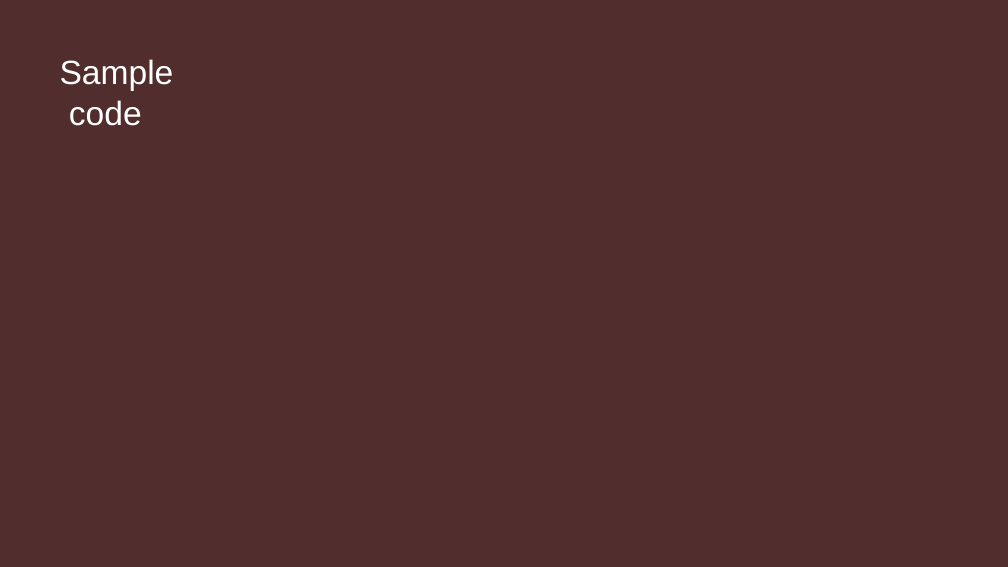
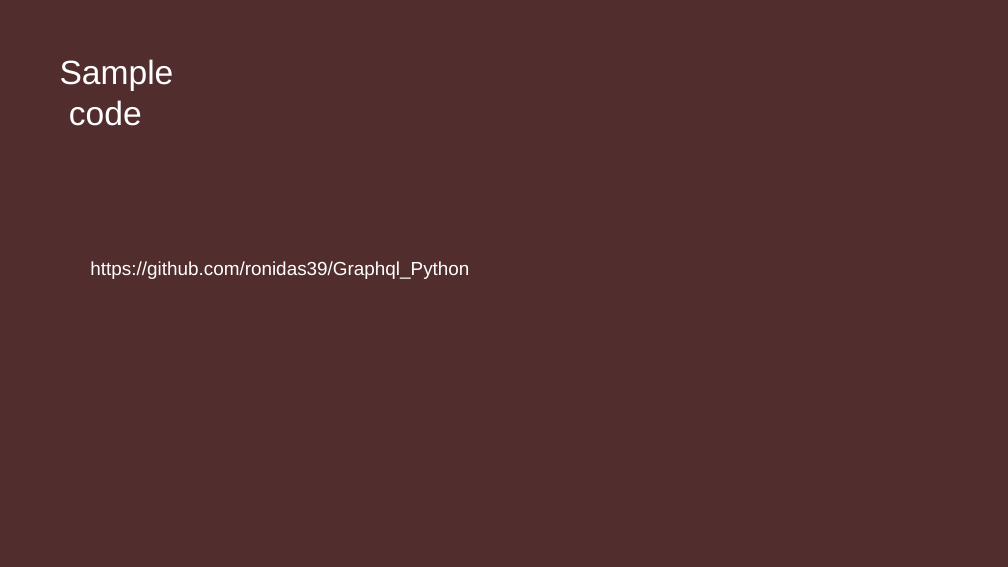
Before and after one commit to ronidas39/Graphql_Python, a slide deck: slide 4 of tutorial5/Graphql_With_Python_tutorial5_Slide.pptx. Drawn at 1008x567 pixels with LibreOffice and Linux fonts; fonts in the diff are those of the drawing. Boxes give left, top, right and bottom in pixels: in the first picture for what was removed or moved away, otherwise in the second. Text is boxed around its words. In the diff, an @@ line names an element or a change of style, - is before the commit and + after.

Commit message:
tutorial5

```diff
--- a/tutorial5/Graphql_With_Python_tutorial5_Slide.pptx
+++ b/tutorial5/Graphql_With_Python_tutorial5_Slide.pptx
@@ text added at box(90, 261, 469, 279), 18 pt, text #FFFFFF @@
+https://github.com/ronidas39/Graphql_Python
```
